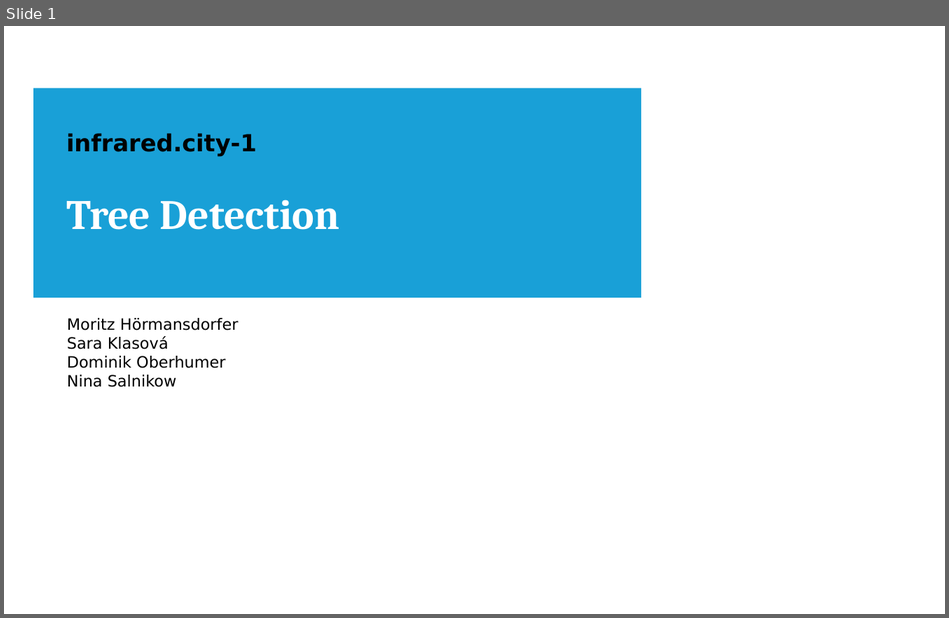
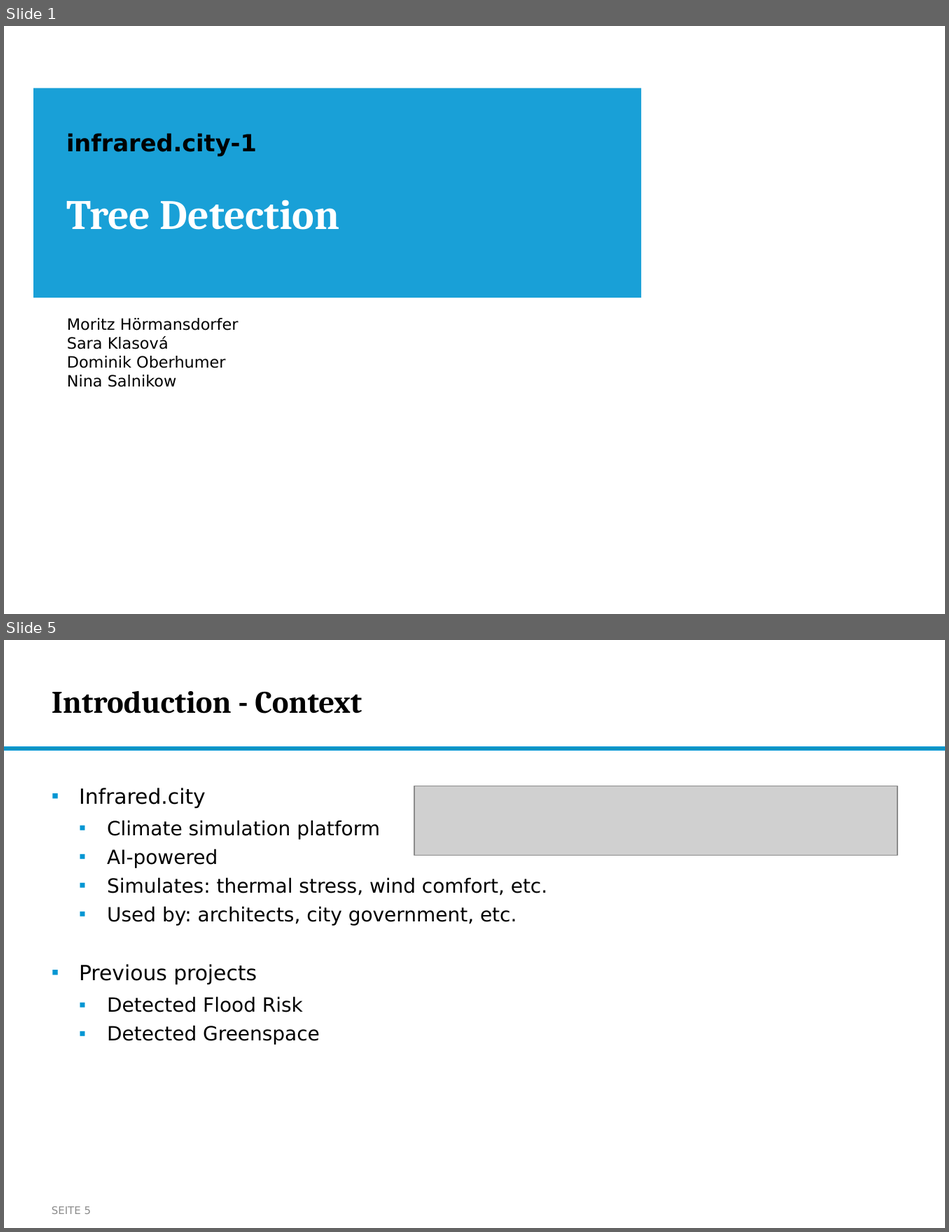
Before and after one commit to nikmaster/wu_dslab_infrared-city, a slide deck: deliverables/3b. intermediate slides/Intermediate Slides.pptx. Shown one above the other, each under a label of ours: slide 1 before the commit, slides 1 and 5 after it; the slides between them are not shown. The pictures are 949x618 and 949x1232 pixels, drawn with LibreOffice and Linux fonts; fonts in the diff are those of the drawing; grey boxes stand for pictures; background and template pictures are left out. Boxes give left, top, right and bottom in pixels: in the first picture for what was removed or moved away, otherwise in the second. Text is boxed around its words. In the diff, an @@ line names an element or a change of style, - is before the commit and + after.

```diff
--- a/deliverables/3b. intermediate slides/Intermediate Slides.pptx
+++ b/deliverables/3b. intermediate slides/Intermediate Slides.pptx
@@ slide 5 added at [4, 640, 945, 1228], background #FFFFFF @@
@@ title added at [52, 691, 362, 714], 24 pt, text #000000, bold @@
+Introduction - Context
@@ rectangle added at [4, 747, 945, 750], fill #0C94B7, outline #0096D3 1 pt @@
@@ picture added at [414, 786, 896, 856] @@
@@ text added at [79, 788, 547, 1045], 15 pt, text #000000 @@
+▪ Infrared.city
+  ▪ Climate simulation platform
+  ▪ AI-powered
+  ▪ Simulates: thermal stress, wind comfort, etc.
+  ▪ Used by: architects, city government, etc.
+▪ Previous projects
+  ▪ Detected Flood Risk
+  ▪ Detected Greenspace
@@ page number added at [52, 1206, 91, 1214], 8 pt, text #8C8C8C @@
+SEITE 5
```
Also in this commit, not shown: 10 slides changed, 2 other slides added, 4 slides removed.
